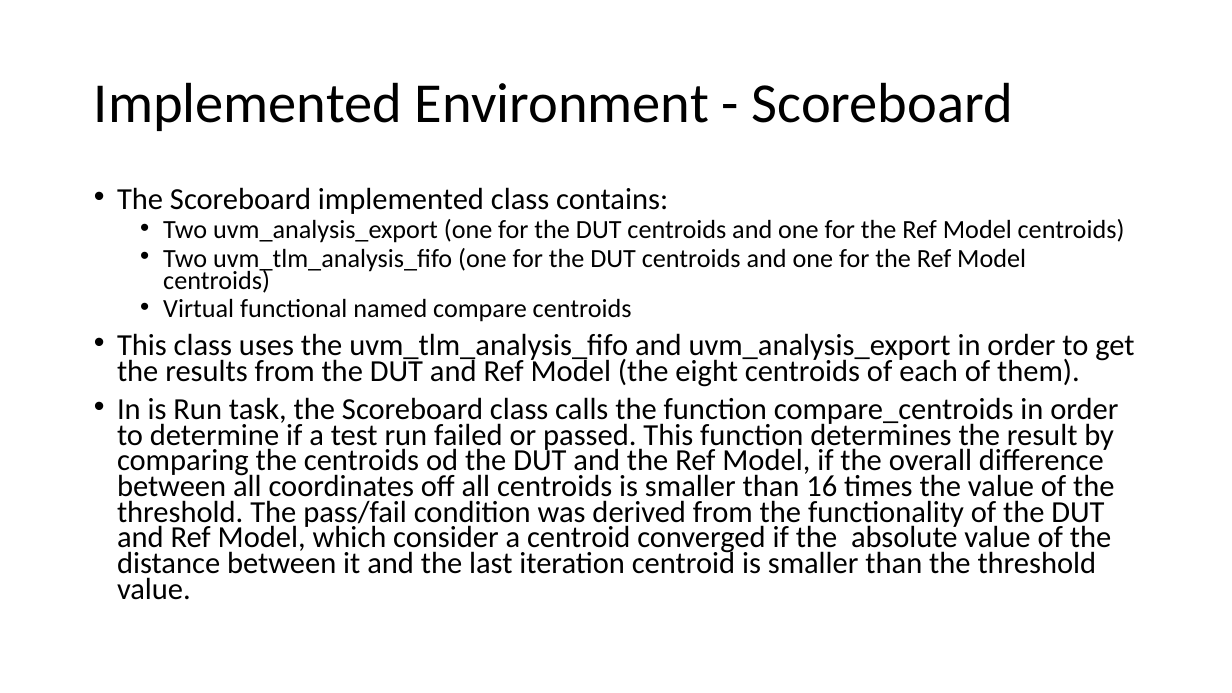
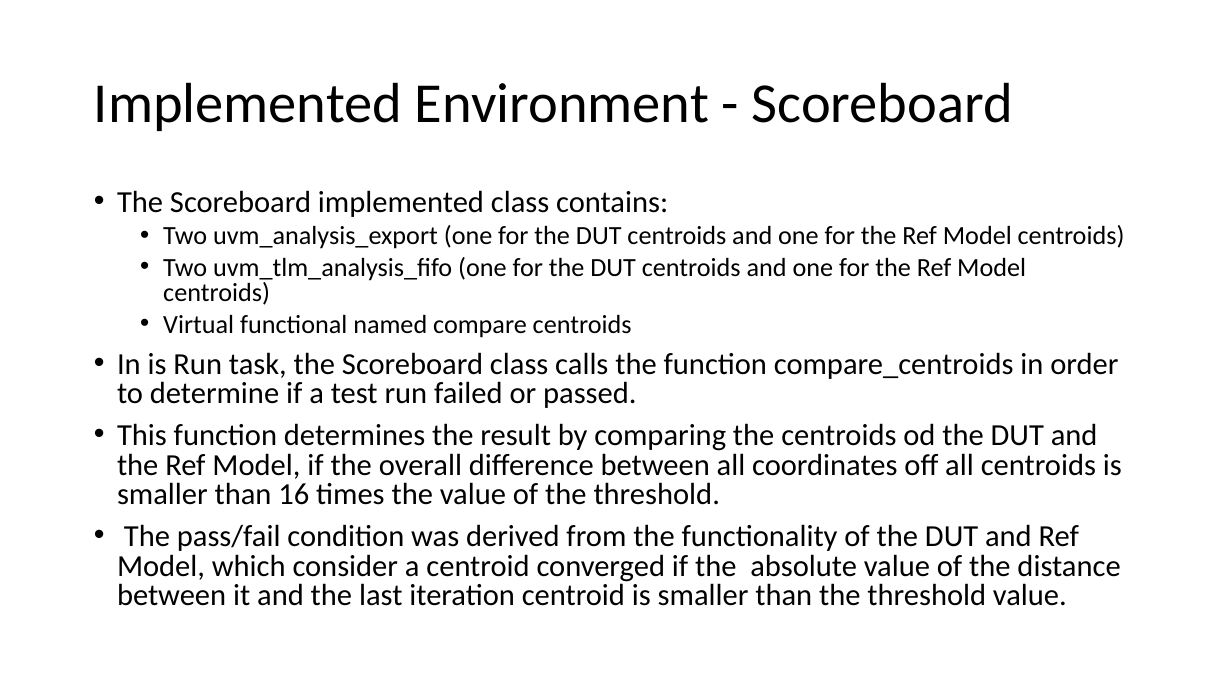
Before and after one commit to liotahuf/UVM_project, a slide deck: slide 21 of Final presentation.pptx. Drawn at 1232x693 pixels with LibreOffice and Linux fonts; fonts in the diff are those of the drawing. Boxes give left, top, right and bottom in pixels: in the first picture for what was removed or moved away, otherwise in the second. Text is boxed around its words. In the diff, an @@ line names an element or a change of style, - is before the commit and + after.

```diff
--- a/Final presentation.pptx
+++ b/Final presentation.pptx
@@ text at bbox=[117, 190, 1125, 338]: line spacing 0.7 to 0.8 @@
@@ text at bbox=[117, 352, 1122, 606]: text changed @@
-• This class uses the uvm_tlm_analysis_fifo and uvm_analysis_export in order to get the results from the DUT and Ref Model (the eight centroids of each of them).
-• In is Run task, the Scoreboard class calls the function compare_centroids in order to determine if a test run failed or passed. This function determines the result by comparing the centroids od the DUT and the Ref Model, if the overall difference between all coordinates off all centroids is smaller than 16 times the value of the threshold. The pass/fail condition was derived from the functionality of the DUT and Ref Model, which consider a centroid converged if the absolute value of the distance between it and the last iteration centroid is smaller than the threshold value.
+• In is Run task, the Scoreboard class calls the function compare_centroids in order to determine if a test run failed or passed.
+• This function determines the result by comparing the centroids od the DUT and the Ref Model, if the overall difference between all coordinates off all centroids is smaller than 16 times the value of the threshold.
+• The pass/fail condition was derived from the functionality of the DUT and Ref Model, which consider a centroid converged if the absolute value of the distance between it and the last iteration centroid is smaller than the threshold value.
```
Also in this commit, not shown: 14 other slides changed.
